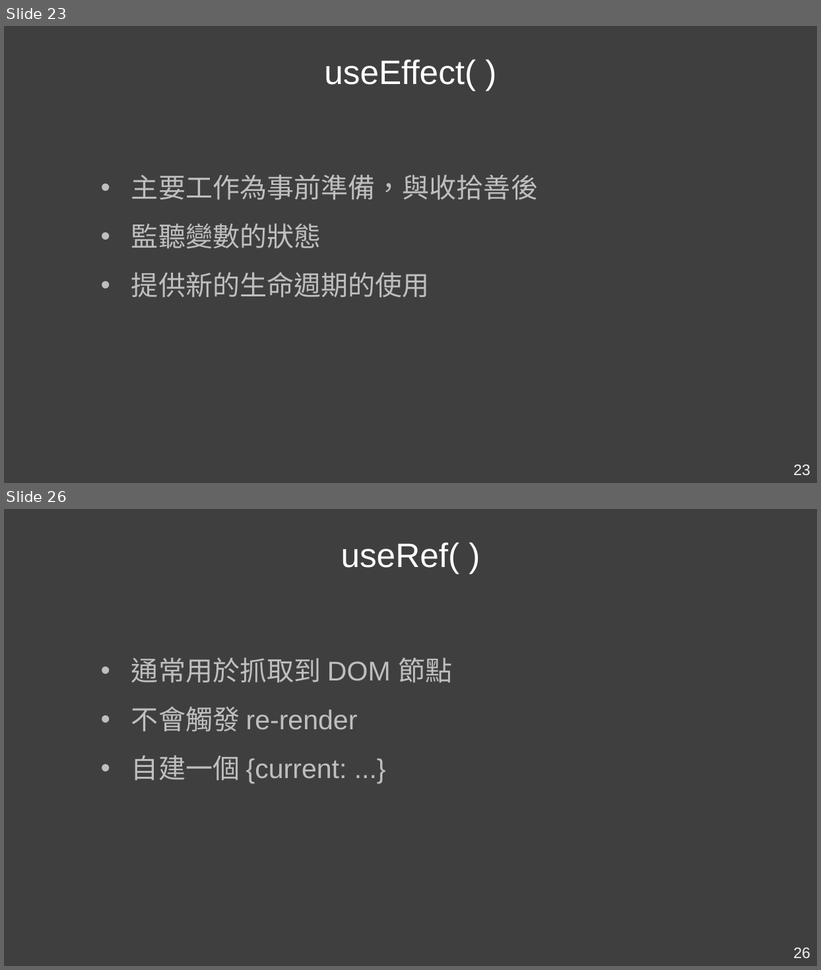
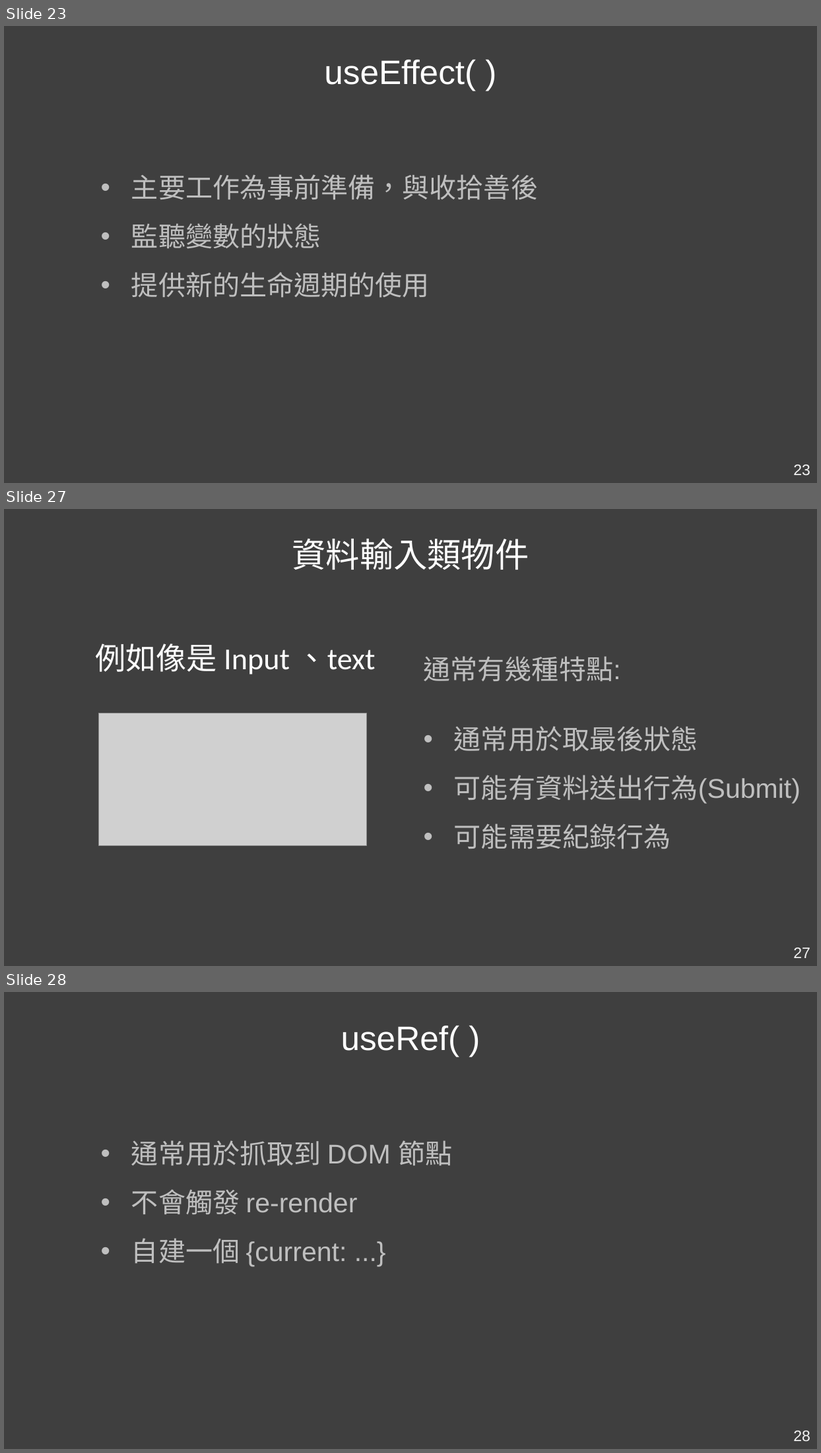
Before and after one commit to Kader-coder/React-Hooks, a slide deck: PPT/React Hooks &.pptx. Shown one above the other, each under a label of ours: slides 23 and 26 before the commit, slides 23, 27 and 28 after it; the slides between them are not shown. The pictures are 821x970 and 821x1453 pixels, drawn with LibreOffice and Linux fonts; fonts in the diff are those of the drawing; grey boxes stand for pictures. Boxes give left, top, right and bottom in pixels: in the first picture for what was removed or moved away, otherwise in the second. Text is boxed around its words. In the diff, an @@ line names an element or a change of style, - is before the commit and + after.

```diff
--- a/PPT/React Hooks &.pptx
+++ b/PPT/React Hooks &.pptx
@@ slide 27 added at (4,509,817,966), background #3F3F3F @@
@@ text added at (292,538,529,570), 40 pt, text #FFFFFF @@
+資料輸入類物件
@@ text added at (95,644,376,675), 36 pt, text #FFFFFF @@
+例如像是 Input 、text
@@ text added at (424,656,801,850), 32 pt, text #BFBFBF @@
+通常有幾種特點:
+• 通常用於取最後狀態
+• 可能有資料送出行為(Submit)
+• 可能需要紀錄行為
@@ picture added at (98,714,367,846) @@
@@ page number added at (793,948,811,958), 18 pt, text #F2F2F2 @@
+27
@@ what was slide 26 is now slide 28 @@
@@ page number at (793,1431,811,1441): text changed @@
-26
+28
```
Also in this commit, not shown: 8 slides changed, 5 other slides added, 1 slide removed.
